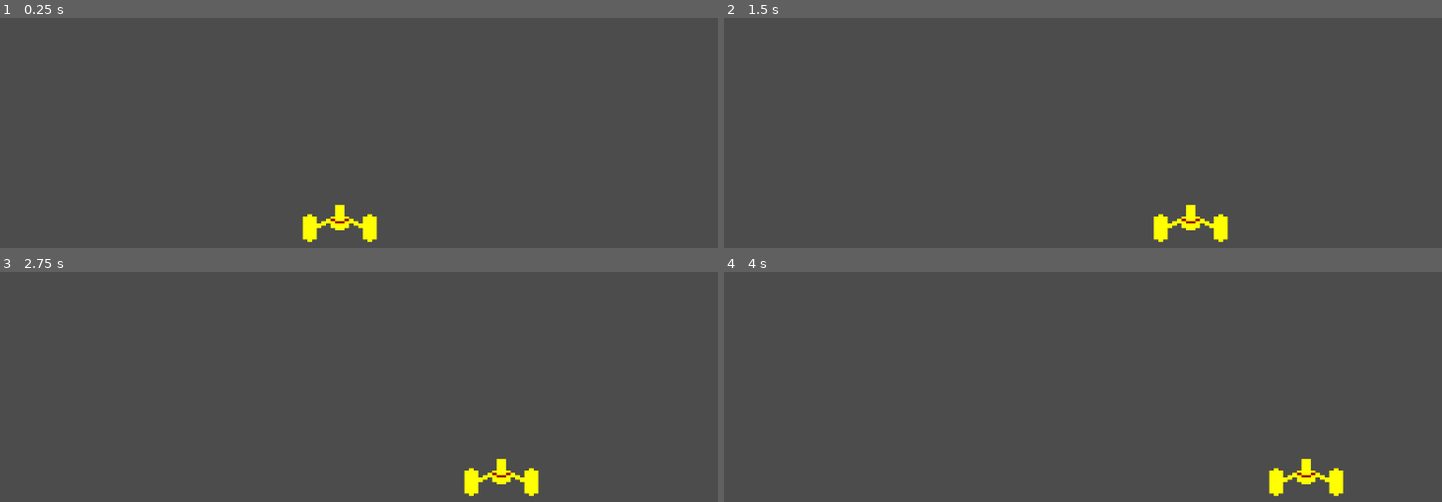
Above: before the commit, frames 1-4 (two rows, left to right).
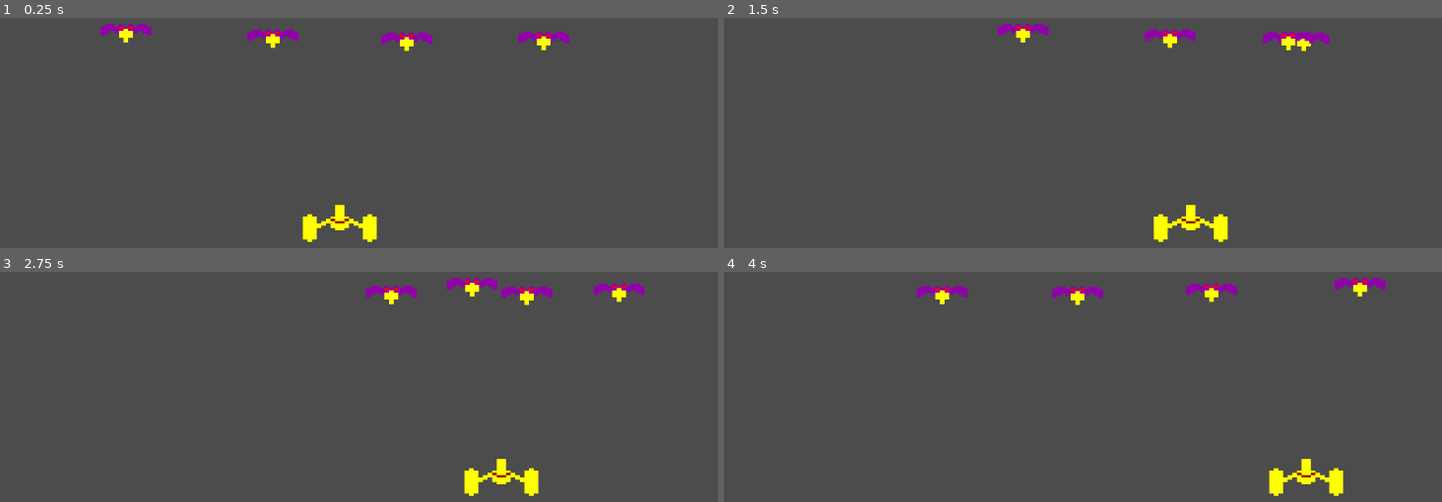
Above: after the commit, the same moments.

Repository: ncabanes/cursosYouTube
Game: Godot game, scene res://EscenaDeJuego.tscn
Two runs of this game, one before a commit and one after it. Both use one fixed random seed, a clock stepped at 60 frames per second and the inputs below.
Inputs:
- Up to frame 1 (0.25 s): no input
- Up to frame 2 (1.5 s): hold Right (ui_right) 0.53-1.28 s; hold Left (ui_left) from 1.28 s (still down)
- Up to frame 3 (2.75 s): release Left (ui_left) at 2.03 s; hold Right (ui_right) from 2.03 s (still down)
- Up to frame 4 (4 s): release Right (ui_right) at 3.53 s; hold Left (ui_left) from 3.53 s (still down)

The runs differ from the first frame. In frame 1, 1.3% of the frame differs, in the area x 13-80%, y 2-15%; in frame 2, 1.1%; in frame 3, 1.3%; in frame 4, 1.3%, in the area x 26-93%, y 2-15%.

Commit message:
Godot 2020: Estado tras el video 4 (enemigos)

Diff:
--- /dev/null
+++ b/godot2020/proyecto/Marcianos/Enemigo.gd
@@ -0,0 +1,12 @@
+extends Area2D
+
+export var pixelesPorSegundo : int = 180
+var velocidadActual = pixelesPorSegundo
+
+func _ready():
+	pass
+
+func _process(delta):
+	position.x += velocidadActual * delta
+	if position.x < 100 or position.x > 900:
+		velocidadActual = - velocidadActual
--- /dev/null
+++ b/godot2020/proyecto/Marcianos/Enemigo.tscn
@@ -0,0 +1,10 @@
+[gd_scene load_steps=3 format=2]
+
+[ext_resource path="res://Enemigo.gd" type="Script" id=1]
+[ext_resource path="res://imagenes/enemigo1a.png" type="Texture" id=2]
+
+[node name="Enemigo" type="Area2D"]
+script = ExtResource( 1 )
+
+[node name="Sprite" type="Sprite" parent="."]
+texture = ExtResource( 2 )
--- a/godot2020/proyecto/Marcianos/EscenaDeJuego.tscn
+++ b/godot2020/proyecto/Marcianos/EscenaDeJuego.tscn
@@ -1,7 +1,8 @@
-[gd_scene load_steps=3 format=2]
+[gd_scene load_steps=4 format=2]
 
 [ext_resource path="res://imagenes/nave.png" type="Texture" id=1]
 [ext_resource path="res://Nave.gd" type="Script" id=2]
+[ext_resource path="res://Enemigo.tscn" type="PackedScene" id=3]
 
 [node name="EscenaDeJuego" type="Node2D"]
 
@@ -12,3 +13,15 @@
 [node name="Sprite" type="Sprite" parent="Nave"]
 position = Vector2( 512, 300 )
 texture = ExtResource( 1 )
+
+[node name="Enemigo" parent="." instance=ExtResource( 3 )]
+position = Vector2( 189, 52 )
+
+[node name="Enemigo2" parent="." instance=ExtResource( 3 )]
+position = Vector2( 380, 59 )
+
+[node name="Enemigo3" parent="." instance=ExtResource( 3 )]
+position = Vector2( 554, 63 )
+
+[node name="Enemigo4" parent="." instance=ExtResource( 3 )]
+position = Vector2( 732, 62 )
Binary file added: godot2020/proyecto/Marcianos/imagenes/enemigo1a.png
Not shown, added: godot2020/proyecto/Marcianos/imagenes/enemigo1a.png.import
Binary file added: godot2020/proyecto/Marcianos/imagenes/enemigo1b.png
Not shown, added: godot2020/proyecto/Marcianos/imagenes/enemigo1b.png.import
Not shown, added: godot2020/versiones/Marcianos-godot004-enemigos.zip
